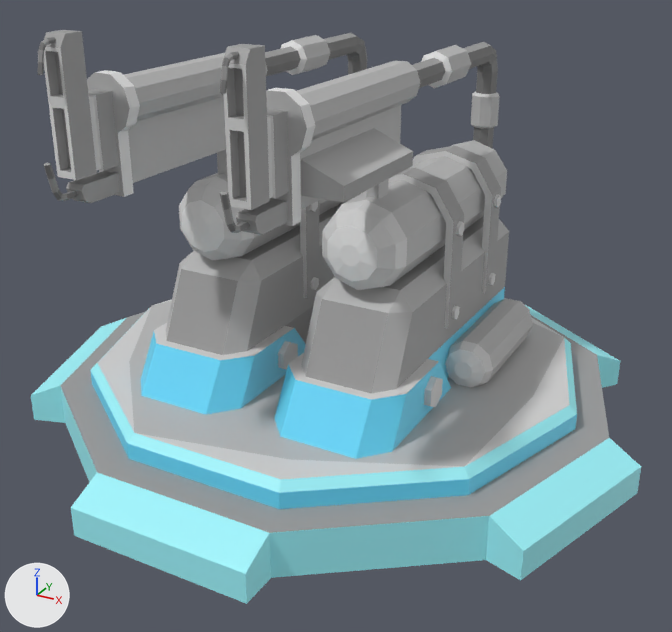
Before and after pictures for a commit that changed the FBX model Assets/Third-party/Palmov Island/Low Poly Military Turrets Pack/Models/towers_napalm/tower_napalm_blue_3.fbx.
Camera for both pictures: a 50 mm camera at (1.26, -4.6, 1.47) aimed at (0.05, -2.41, 0.37). Every picture has the same lights, and +X, +Y and +Z are marked at lower left. Where no turn or scale is listed for an object, it has been applied to the vertices.

The first picture shows 'top_napalm_blue_3', 'tower_napalm_blue_3'.
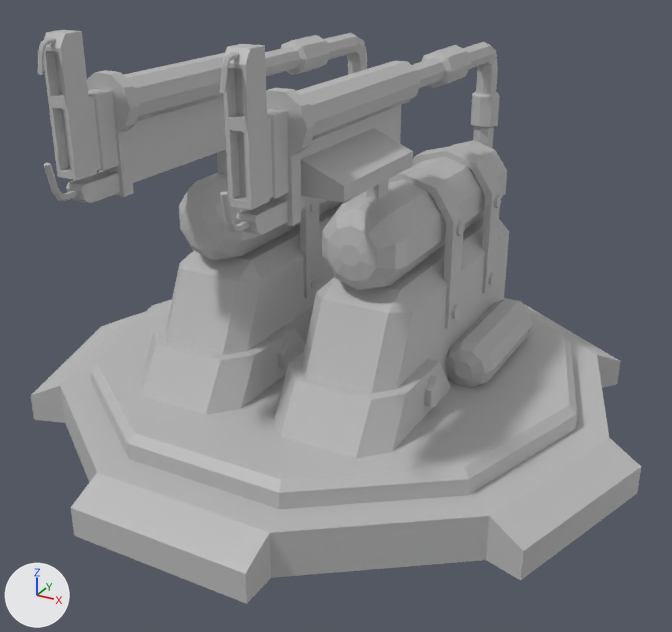
Commit message: Towers update

Location of each change, (x1, y1, x2, y2) in pixels of the pictures (672 x 632 px):
'top_napalm_blue_3', surface changed
    both: (37, 30, 533, 459)
'tower_napalm_blue_3', surface changed
    both: (31, 305, 641, 604)
part 2 of me_top_napalm_blue_3_ncl1_1, surface changed (cyan to grey)
    both: (141, 287, 505, 459)

Edits to the bpy script that builds the scene:
```text
Change mat_towers_texture:
    where n0 = _N.new('ShaderNodeBsdfPrincipled'); n0.name = 'Principled BSDF'
    add n0.inputs[0].default_value = (0.5, 0.5, 0.5, 1.0)  # 'Base Color', grey #bcbcbc
    remove n2 = _N.new('ShaderNodeTexImage'); n2.name = 'Image Texture'
    remove n2.image = img_main_texture_png
    remove n3 = _N.new('ShaderNodeUVMap'); n3.name = 'UV Map'
    remove n4 = _N.new('ShaderNodeMapping'); n4.name = 'Mapping'
    remove n4.vector_type = 'TEXTURE'
    remove n4.inputs[1].default_value = (0.0, -1.0, 0.0)  # 'Location'
    remove _L.new(n3.outputs[0], n4.inputs[0])  # 'UV' to 'Vector'
    remove _L.new(n4.outputs[0], n2.inputs[0])  # 'Vector' to 'Vector'
    remove _L.new(n2.outputs[0], n0.inputs[0])  # 'Color' to 'Base Color'
Change me_tower_napalm_blue_3_ncl1_1:
    where me_tower_napalm_blue_3_ncl1_1.from_pydata(...)  # 76 vertices, 75 faces; spans x -0.95..0.95, y -0.9..0.9, z 0.0..0.2
    used by ob_tower_napalm_blue_3; location = (0.002, -2.311, 0.0)
    me_tower_napalm_blue_3_ncl1_1 part 1: texture (UV) coordinates of 45 of 75 faces, centred in x -0.9..0.9, y -0.9..0.86, z 0.04..0.19, changed; they spanned u 0.41..0.56, v 0.45..0.47 and now span u 0.56..0.96, v 0.35..0.47
Change me_top_napalm_blue_3_ncl1_1:
    where me_top_napalm_blue_3_ncl1_1.from_pydata(...)  # 1478 vertices, 1483 faces; spans x -0.509..0.509, y -0.878..0.617, z 0.0..1.039
    used by ob_top_napalm_blue_3; location = (0.002, -2.311, 0.186)
    me_top_napalm_blue_3_ncl1_1 part 2: texture (UV) coordinates of 24 of 1483 faces, centred in x -0.407..0.407, y -0.483..0.521, z 0.068..0.073, changed; they spanned u 0.55..0.57, v 0.45..0.47 and now span u 0.96..0.97, v 0.45..0.47
```
